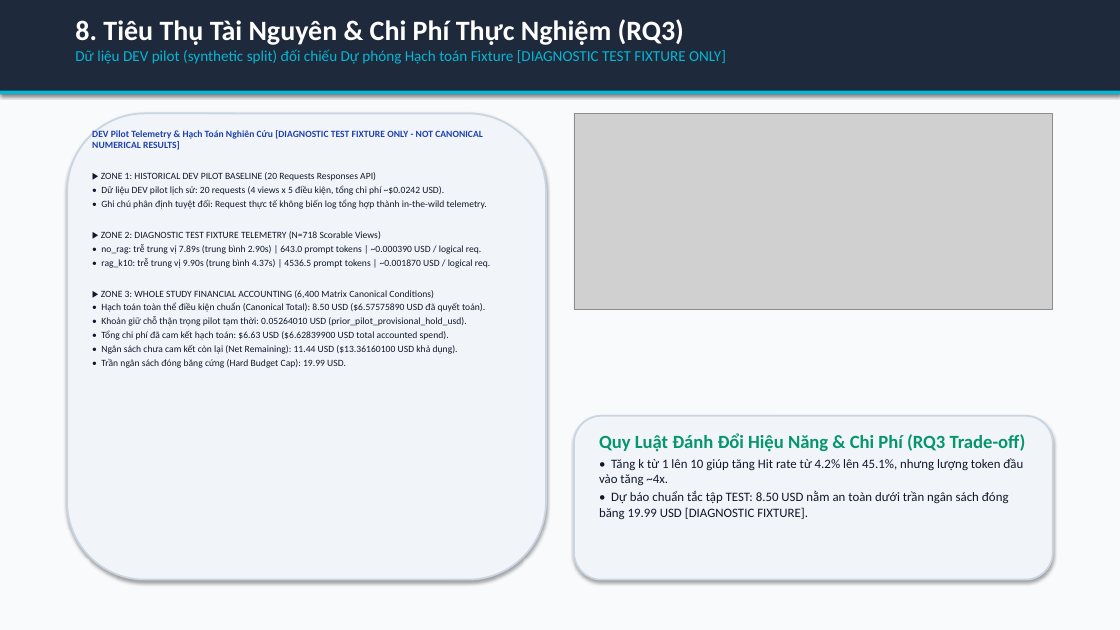
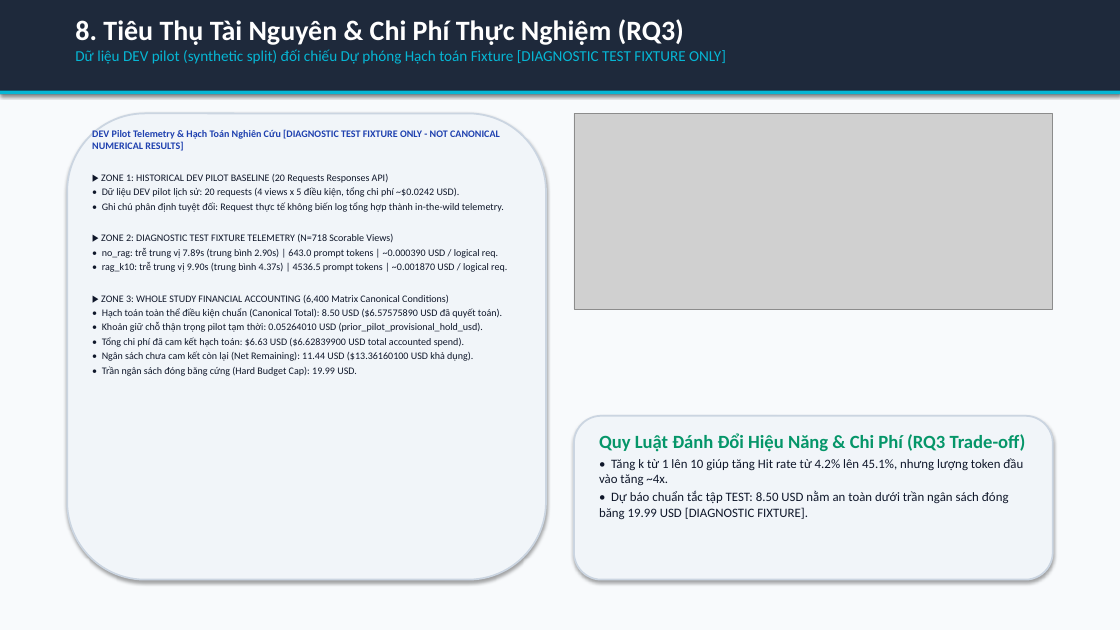
Before and after one commit to habachcp6/RAG2ATTCK, a slide deck: slide 9 of reports/evidence/fixture_populated_slides.pptx. Drawn at 1120x630 pixels with LibreOffice and Linux fonts; fonts in the diff are those of the drawing; grey boxes stand for pictures. Boxes give left, top, right and bottom in pixels: in the first picture for what was removed or moved away, otherwise in the second. Text is boxed around its words. In the diff, an @@ line names an element or a change of style, - is before the commit and + after.

Commit message:
fix(presentation): resolve slide 9 overflow, baseline labels, CI clarity, README closure, and export presentation_v4

```diff
--- a/reports/evidence/fixture_populated_slides.pptx
+++ b/reports/evidence/fixture_populated_slides.pptx
@@ text "DEV Pilot Telemetry & Hạch ..." at (92,129,507,376): size 8.2 to 8.6 pt @@
```
Also in this commit, not shown: 2 other slides changed, 8 other files.
